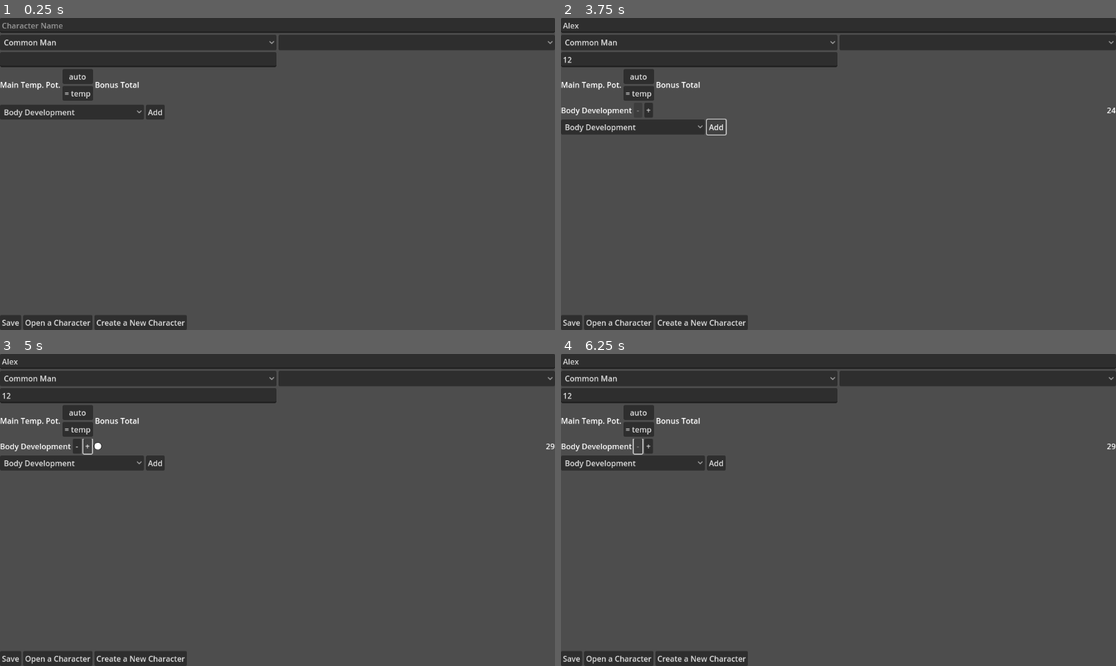
Above: before the commit, frames 1-4 (two rows, left to right).
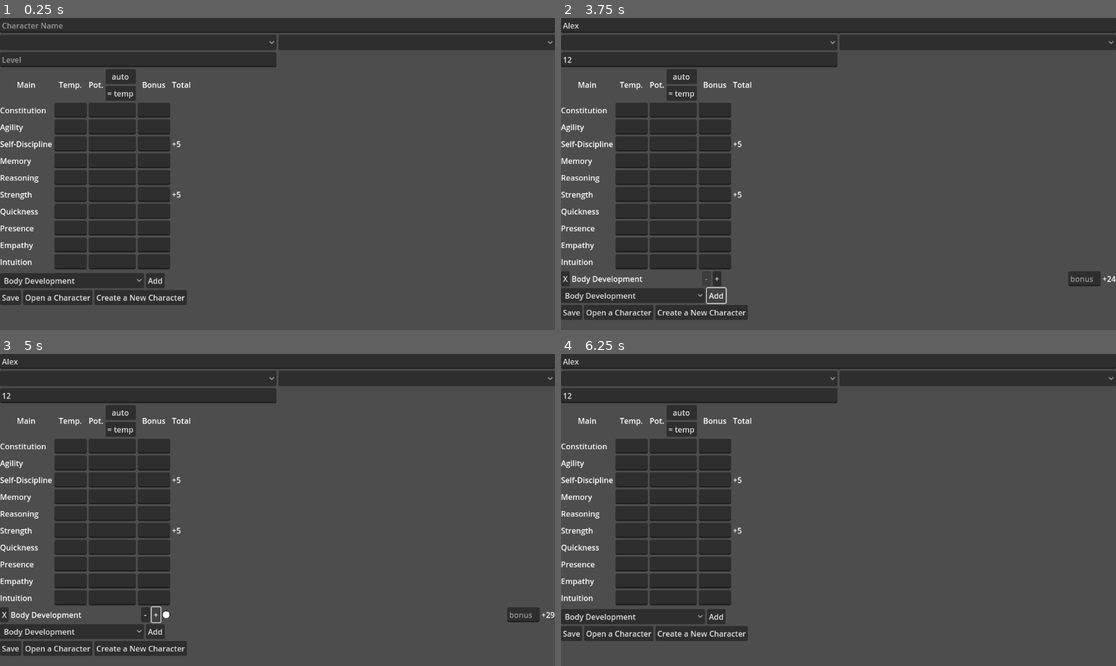
Above: after the commit, the same moments.

Repository: the-alex-g/RMCalculator
Game: Godot game, scene res://main/main.tscn
Same seed, same stepped clock (60 frames per second), same inputs: the game is played once before the commit and once after it.
Inputs (mouse positions are in pixels of both pictures, inside the frame that each line leads up to):
- Up to frame 1 (0.25 s): no input
- Up to frame 2 (3.75 s): click (838, 24) at 0.52 s; type "Alex" at 0.6 s; click (699, 58) at 0.75 s; type "12" at 0.83 s; click "auto" at 1.25 s; click "= temp" at 2 s; click "Body Development" at 2.75 s; click "Add" at 3.5 s
- Up to frame 3 (5 s): click "+" at 4.25 s
- Up to frame 4 (6.25 s): click "-" at 5 s; click (566, 616) at 5.75 s, where only the run after the commit has a clickable "X"

The runs differ from the first frame. In frame 1, 16% of the frame differs, in the area x 0-35%, y 6-100%; in frame 2, 15%; in frame 3, 15%; in frame 4, 15%.
Error before the commit: Invalid access to property or key 'Constitution' on a base object of type 'Dictionary'. (res://stat_field/stat_field.gd:203)

Commit message:
Add skill saving and loading

Diff:
--- a/main/main.gd
+++ b/main/main.gd
@@ -1,8 +1,10 @@
-extends Control
+extends ScrollContainer
 
 signal race_changed(new_race: String)
 signal class_changed(new_class: String)
 signal level_changed(new_level: int)
+
+var level := 1
 
 @onready var _stat_field : StatField = $VBoxContainer/StatField
 @onready var _name_field : LineEdit = $VBoxContainer/NameField
@@ -16,6 +18,7 @@
 		_race_list.add_item(race)
 	for rolemaster_class in _skill_container.CLASS_LEVEL_BONUSES.keys():
 		_class_list.add_item(rolemaster_class)
+	_make_new()
 
 
 func _on_save_button_pressed() -> void:
@@ -26,6 +29,7 @@
 	_name_field.clear()
 	_stat_field.clear()
 	_race_list.select(-1)
+	_skill_container.clear()
 
 
 func _save() -> void:
@@ -34,6 +38,12 @@
 	save_file.set_value("character", "stats", _stat_field.get_save_data())
 	save_file.set_value("character", "name", _name_field.text)
 	save_file.set_value("character", "race", _race_list.get_item_text(_race_list.selected))
+	save_file.set_value("character", "level", level)
+	save_file.set_value("character", "class", _class_list.get_item_text(_class_list.selected))
+
+	var skill_save_data := _skill_container.get_save_data()
+	for skill_name in skill_save_data:
+		save_file.set_value("skills", skill_name, skill_save_data[skill_name])
 
 	save_file.save("res://%s.role" % [_name_field.text.to_lower().replace(" ", "_")])
 
@@ -48,9 +58,24 @@
 
 	_stat_field.load_from(file.get_value("character", "stats", {}))
 	_name_field.text = file.get_value("character", "name", "")
-	for i in _race_list.item_count:
-		if _race_list.get_item_text(i) == file.get_value("character", "race", ""):
-			_race_list.select(i)
+	level = file.get_value("character", "level", 1)
+	$VBoxContainer/HBoxContainer2/Level.text = str(level)
+	level_changed.emit(level)
+	_select_item_by_text(_race_list, file.get_value("character", "race", ""))
+	race_changed.emit(file.get_value("character", "race", ""))
+	_select_item_by_text(_class_list, file.get_value("character", "class", ""))
+	class_changed.emit(file.get_value("character", "class", ""))
+
+	var skill_dict := {}
+	for skill_name in file.get_section_keys("skills"):
+		skill_dict[skill_name] = file.get_value("skills", skill_name, 1)
+	_skill_container.load_from(skill_dict)
+
+
+func _select_item_by_text(option_button: OptionButton, text: String) -> void:
+	for i in option_button.item_count:
+		if option_button.get_item_text(i) == text:
+			option_button.select(i)
 			break
 
 
@@ -89,5 +114,5 @@
 
 func _on_level_text_changed(new_text: String) -> void:
 	if new_text.is_valid_int():
-		var level := maxi(1, int(new_text))
+		level = maxi(1, int(new_text))
 		level_changed.emit(level)
--- a/main/main.tscn
+++ b/main/main.tscn
@@ -4,8 +4,7 @@
 [ext_resource type="PackedScene" uid="uid://bqubu18xo2tn7" path="res://stat_field/stat_field.tscn" id="1_nyn8g"]
 [ext_resource type="PackedScene" uid="uid://bvqc8fn7bmm6k" path="res://skill_container.tscn" id="3_rcuqh"]
 
-[node name="Main" type="Control"]
-layout_mode = 3
+[node name="Main" type="ScrollContainer"]
 anchors_preset = 15
 anchor_right = 1.0
 anchor_bottom = 1.0
@@ -14,12 +13,9 @@
 script = ExtResource("1_3b87w")
 
 [node name="VBoxContainer" type="VBoxContainer" parent="."]
-layout_mode = 1
-anchors_preset = 15
-anchor_right = 1.0
-anchor_bottom = 1.0
-grow_horizontal = 2
-grow_vertical = 2
+layout_mode = 2
+size_flags_horizontal = 3
+size_flags_vertical = 3
 
 [node name="NameField" type="LineEdit" parent="VBoxContainer"]
 layout_mode = 2
@@ -41,6 +37,8 @@
 
 [node name="Level" type="LineEdit" parent="VBoxContainer/HBoxContainer2"]
 layout_mode = 2
+placeholder_text = "Level"
+max_length = 3
 
 [node name="StatField" parent="VBoxContainer" instance=ExtResource("1_nyn8g")]
 layout_mode = 2
--- a/skill_container.gd
+++ b/skill_container.gd
@@ -1,5 +1,5 @@
 class_name SkillContainer
-extends ScrollContainer
+extends VBoxContainer
 
 enum {CO, AG, PR, EM, RE, IN, QU, ST, SD, ME}
 
@@ -63,7 +63,7 @@
 		"Concentration":2,
 		"General":1,
 		"Linguistic":3,
-		"Magical":1,
+		"Medical":1,
 	}
 }
 
@@ -286,8 +286,8 @@
 var rolemaster_class : String = "Barbarian"
 var level := 1
 
-@onready var _skill_selection_button : OptionButton = $Body/HBoxContainer/OptionButton
-@onready var _skill_container : VBoxContainer = $Body/SkillContainer
+@onready var _skill_selection_button : OptionButton = $HBoxContainer/OptionButton
+@onready var _skill_container : VBoxContainer = $SkillContainer
 
 
 class Skill:
@@ -311,7 +311,6 @@
 
 func _get_stat_bonus(stat_list : Array) -> int:
 	var bonus := 0.0
-	print(stats)
 	for stat in stat_list:
 		bonus += stats.get_or_add(stat, 0)
 	return floori(bonus / stat_list.size())
@@ -321,10 +320,15 @@
 	_add_skill()
 
 
-func _add_skill() -> void:
-	var skill_name := _skill_selection_button.get_item_text(
-		_skill_selection_button.get_selected_id()
-	)
+func _add_skill(skill_name := "") -> SkillEntry:
+	if skill_name == "":
+		skill_name = _skill_selection_button.get_item_text(
+			_skill_selection_button.get_selected_id()
+		)
+	for skill_field : SkillEntry in _skill_container.get_children():
+		if skill_field.skill.skill_name == skill_name:
+			return
+
 	var skill : Skill = _skill_dict[skill_name]
 
 	var skill_field := preload("res://skill_entry.tscn").instantiate()
@@ -334,8 +338,11 @@
 
 	_calculate_bonus(skill_field)
 
+	return skill_field
+
 
 func _on_skill_field_rank_changed(skill_field: SkillEntry) -> void:
+	await get_tree().process_frame
 	_calculate_bonus(skill_field)
 
 
@@ -353,3 +360,21 @@
 
 func _on_main_level_changed(new_level: int) -> void:
 	level = new_level
+
+
+func load_from(data:Dictionary) -> void:
+	for skill_name : String in data:
+		var skill_field := _add_skill(skill_name)
+		skill_field.load_from(data[skill_name])
+
+
+func get_save_data() -> Dictionary:
+	var save_dict := {}
+	for skill_field : SkillEntry in _skill_container.get_children():
+		save_dict[skill_field.skill.skill_name] = skill_field.get_save_data()
+	return save_dict
+
+
+func clear() -> void:
+	for child in _skill_container.get_children():
+		child.queue_free()
--- a/skill_container.tscn
+++ b/skill_container.tscn
@@ -2,31 +2,26 @@
 
 [ext_resource type="Script" path="res://skill_container.gd" id="1_6wshi"]
 
-[node name="ScrollContainer" type="ScrollContainer"]
+[node name="SkillContainer" type="VBoxContainer"]
 anchors_preset = 15
 anchor_right = 1.0
 anchor_bottom = 1.0
 grow_horizontal = 2
 grow_vertical = 2
-size_flags_horizontal = 3
-size_flags_vertical = 3
 script = ExtResource("1_6wshi")
 
-[node name="Body" type="VBoxContainer" parent="."]
+[node name="SkillContainer" type="VBoxContainer" parent="."]
 layout_mode = 2
-size_flags_horizontal = 3
+size_flags_vertical = 3
 
-[node name="SkillContainer" type="VBoxContainer" parent="Body"]
+[node name="HBoxContainer" type="HBoxContainer" parent="."]
 layout_mode = 2
 
-[node name="HBoxContainer" type="HBoxContainer" parent="Body"]
+[node name="OptionButton" type="OptionButton" parent="HBoxContainer"]
 layout_mode = 2
 
-[node name="OptionButton" type="OptionButton" parent="Body/HBoxContainer"]
-layout_mode = 2
-
-[node name="AddSkillButton" type="Button" parent="Body/HBoxContainer"]
+[node name="AddSkillButton" type="Button" parent="HBoxContainer"]
 layout_mode = 2
 text = "Add"
 
-[connection signal="pressed" from="Body/HBoxContainer/AddSkillButton" to="." method="_on_add_skill_button_pressed"]
+[connection signal="pressed" from="HBoxContainer/AddSkillButton" to="." method="_on_add_skill_button_pressed"]
--- a/skill_entry.gd
+++ b/skill_entry.gd
@@ -3,10 +3,19 @@
 
 signal rank_changed
 
-const MAX_LEVEL := 25
+const MAX_RANK := 25
 
 var skill : SkillContainer.Skill
 var _spacers := 0
+var _extra_bonus := 0 :
+	set(value):
+		_total_bonus -= _extra_bonus
+		_extra_bonus = value
+		_total_bonus += _extra_bonus
+var _total_bonus := 0 :
+	set(value):
+		_total_bonus = value
+		_bonus_label.text = "%s%d" % ["" if _total_bonus < 0 else "+", _total_bonus]
 
 @onready var _add_tick_button : Button = $AddTick
 @onready var _subtract_tick_button : Button = $SubtractTick
@@ -20,18 +29,10 @@
 
 func _on_subtract_tick_pressed() -> void:
 	_remove_tick_box()
-	await get_tree().process_frame
-	if _tick_container.get_child_count() == 0:
-		_subtract_tick_button.disabled = true
-	_add_tick_button.disabled = false
 
 
 func _on_add_tick_pressed() -> void:
 	_add_tick_box()
-	await get_tree().process_frame
-	if _tick_container.get_child_count() == MAX_LEVEL + _spacers:
-		_add_tick_button.disabled = true
-	_subtract_tick_button.disabled = false
 
 
 func _remove_tick_box() -> void:
@@ -41,8 +42,7 @@
 		await get_tree().process_frame
 		_spacers -= 1
 		_remove_tick_box()
-	else:
-		rank_changed.emit()
+	rank_changed.emit()
 
 
 func _add_tick_box(invisible := false) -> void:
@@ -55,21 +55,66 @@
 	if (_tick_container.get_child_count() - _spacers) % 5 == 0:
 		_add_tick_box(true)
 		_spacers += 1
-	else:
-		rank_changed.emit()
+	rank_changed.emit()
 
 
 func calculate_bonus(level: int, class_bonuses: Dictionary, stat_bonus: int) -> void:
+	var bonus := _get_rank_bonus()
+	if skill.category in class_bonuses:
+		bonus += class_bonuses[skill.category] * level
+	bonus += stat_bonus + _extra_bonus
+	_total_bonus = bonus
+
+
+func _get_rank_bonus() -> int:
 	var bonus := 0
-	var tick_marks := _tick_container.get_child_count() - _spacers
-	for i in tick_marks:
+	for i in get_rank():
 		if i < 10:
 			bonus += 5
 		elif i < 20:
 			bonus += 2
 		else:
 			bonus += 1
-	if skill.category in class_bonuses:
-		bonus += class_bonuses[skill.category] * level
-	bonus += stat_bonus
-	_bonus_label.text = str(bonus)
+	return bonus
+
+
+func set_rank(rank: int) -> void:
+	for i in rank:
+		_add_tick_box()
+
+
+func _on_delete_pressed() -> void:
+	queue_free()
+
+
+func get_rank() -> int:
+	return _tick_container.get_child_count() - _spacers
+
+
+func get_save_data() -> Dictionary:
+	return {
+		"rank":get_rank(),
+		"bonus":_extra_bonus
+	}
+
+
+func load_from(data: Dictionary) -> void:
+	set_rank(data["rank"])
+	_extra_bonus = data["bonus"]
+	$OtherBonus.text = str(_extra_bonus)
+
+
+func _on_rank_changed() -> void:
+	await get_tree().process_frame
+	if get_rank() == MAX_RANK:
+		_add_tick_button.disabled = true
+	elif get_rank() == 0:
+		_subtract_tick_button.disabled = true
+	else:
+		_subtract_tick_button.disabled = false
+		_add_tick_button.disabled = false
+
+
+func _on_other_bonus_text_changed(new_text: String) -> void:
+	if new_text.is_valid_int():
+		_extra_bonus = int(new_text)
--- a/skill_entry.tscn
+++ b/skill_entry.tscn
@@ -7,8 +7,14 @@
 offset_bottom = 40.0
 script = ExtResource("1_3naf5")
 
+[node name="Delete" type="Button" parent="."]
+layout_mode = 2
+text = "X"
+
 [node name="SkillName" type="Label" parent="."]
+custom_minimum_size = Vector2(267, 0)
 layout_mode = 2
+text = "Manuever in Armor - Rigid Leather"
 
 [node name="SubtractTick" type="Button" parent="."]
 custom_minimum_size = Vector2(18, 0)
@@ -24,8 +30,15 @@
 layout_mode = 2
 size_flags_horizontal = 3
 
+[node name="OtherBonus" type="LineEdit" parent="."]
+layout_mode = 2
+placeholder_text = "bonus"
+
 [node name="Bonus" type="Label" parent="."]
 layout_mode = 2
 
+[connection signal="rank_changed" from="." to="." method="_on_rank_changed"]
+[connection signal="pressed" from="Delete" to="." method="_on_delete_pressed"]
 [connection signal="pressed" from="SubtractTick" to="." method="_on_subtract_tick_pressed"]
 [connection signal="pressed" from="AddTick" to="." method="_on_add_tick_pressed"]
+[connection signal="text_changed" from="OtherBonus" to="." method="_on_other_bonus_text_changed"]
--- a/stat_field/stat_field.gd
+++ b/stat_field/stat_field.gd
@@ -195,6 +195,7 @@
 		var pot_edit : LineEdit = _pot_edits[stat]
 		if pot_edit.text == "" and temp != -1:
 			pot_edit.text = str(temp)
+			_pots[stat] = temp
 
 
 func _on_auto_pot_button_pressed() -> void:
@@ -202,7 +203,9 @@
 		var temp : int = _temps.get_or_add(stat, -1)
 		var pot_edit : LineEdit = _pot_edits[stat]
 		if pot_edit.text == "" and temp != -1:
-			pot_edit.text = str(_generate_pot(temp))
+			var potential := _generate_pot(temp)
+			pot_edit.text = str(potential)
+			_pots[stat] = potential
 
 
 func _generate_pot(temp: int) -> int:
